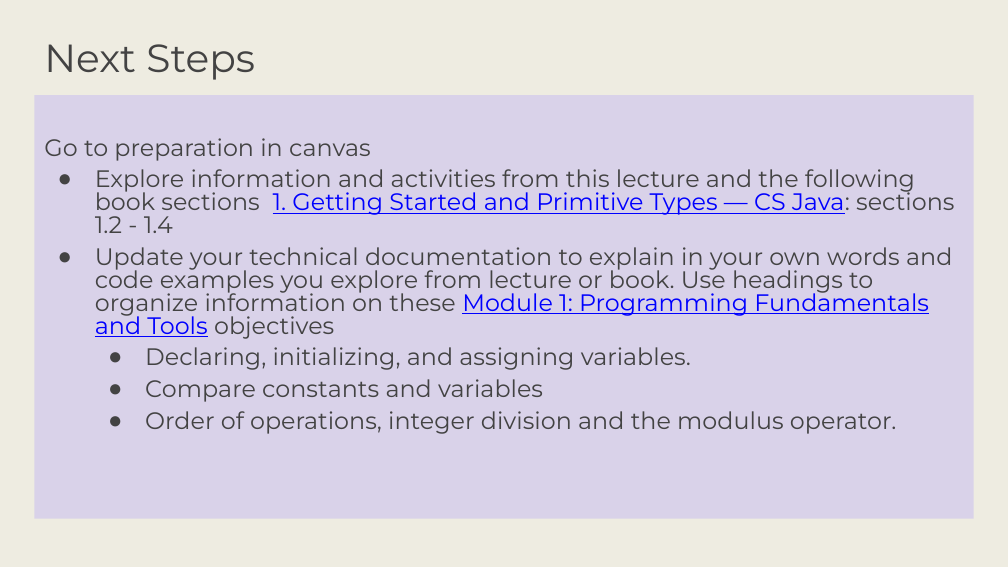
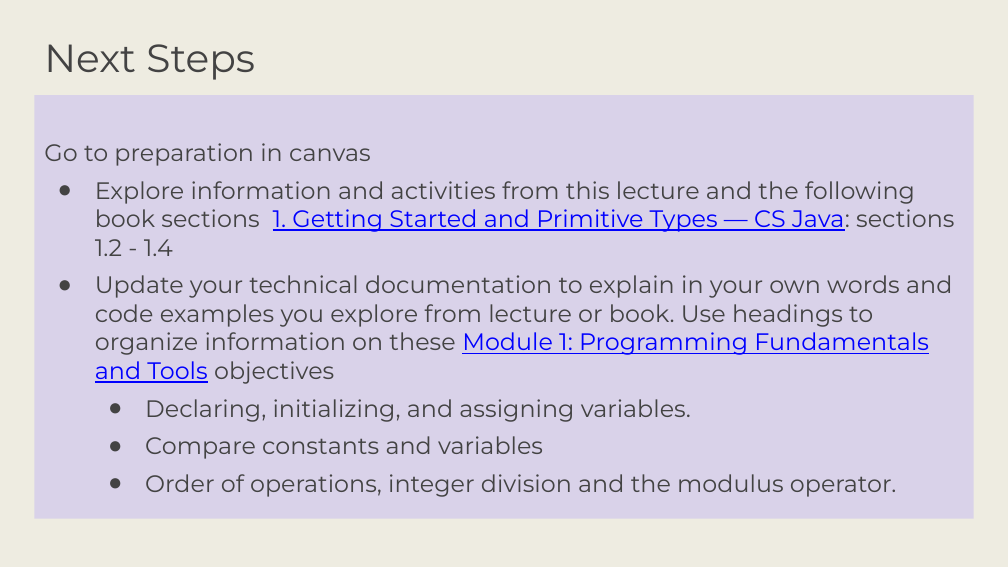
Before and after one commit to ellaevelynn/CSJavaRepos, a slide deck: slide 30 of Class Resources /M01 L02 Language Fundamentals.pptx. Drawn at 1008x567 pixels with LibreOffice and Linux fonts; fonts in the diff are those of the drawing. Boxes give left, top, right and bottom in pixels: in the first picture for what was removed or moved away, otherwise in the second. Text is boxed around its words. In the diff, an @@ line names an element or a change of style, - is before the commit and + after.

```diff
--- a/Class Resources /M01 L02 Language Fundamentals.pptx
+++ b/Class Resources /M01 L02 Language Fundamentals.pptx
@@ text "Go to preparation in canvas" at (x1=34, y1=95, x2=974, y2=518): line spacing 0.8 to 1 @@
```
Also in this commit, not shown: 2 other slides changed, 7 other files.
